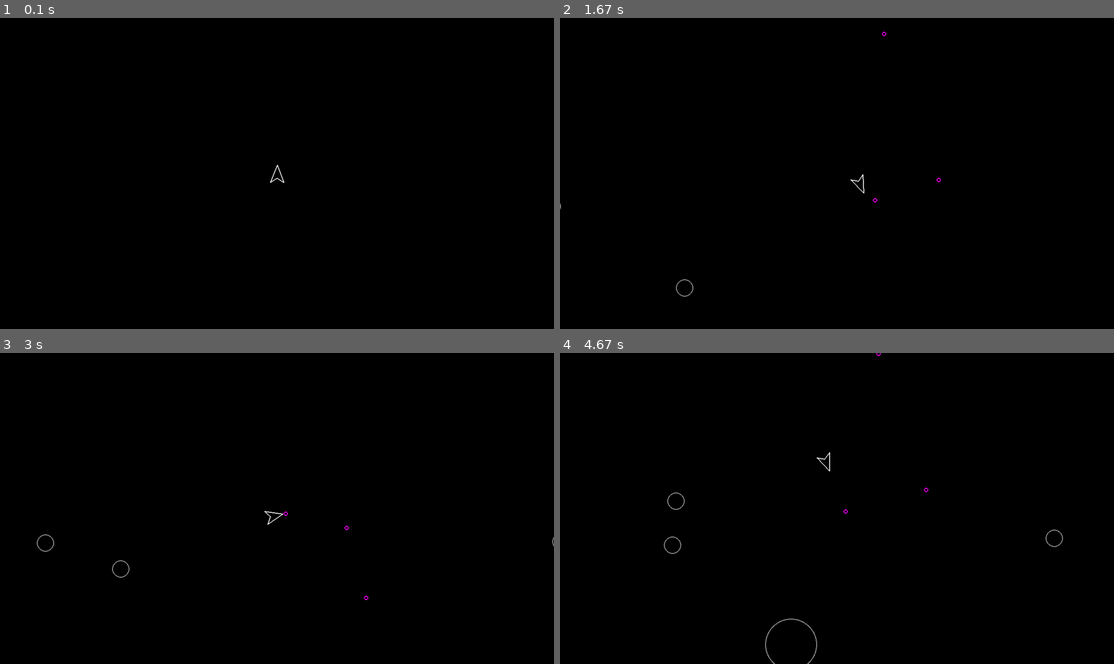
Above: before the commit, frames 1-4 (two rows, left to right).
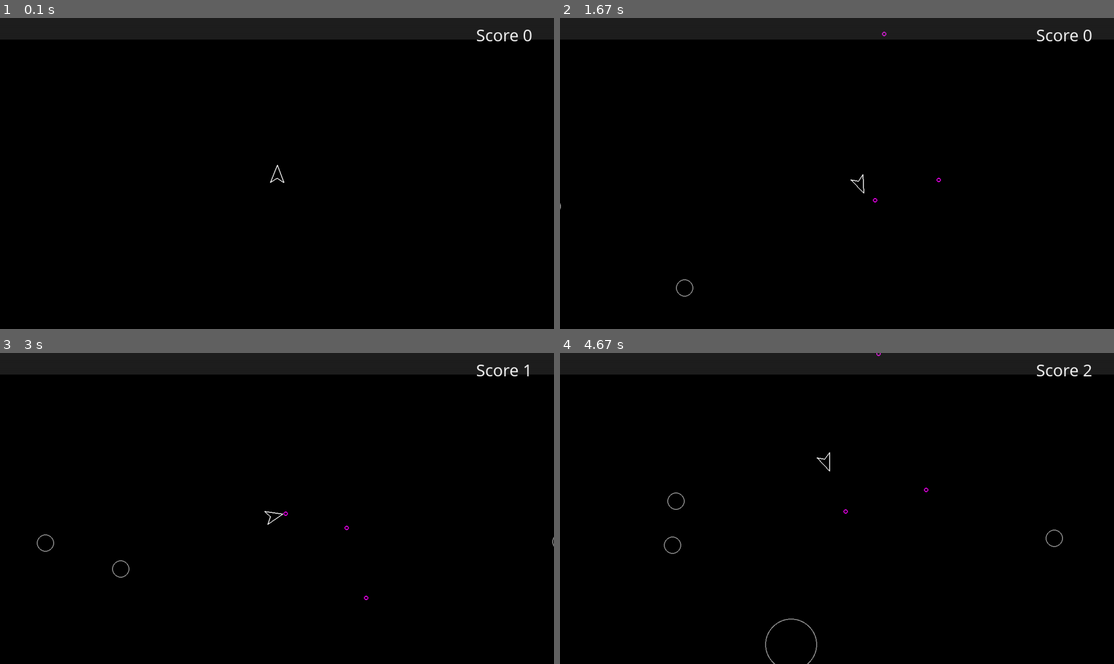
Above: after the commit, the same moments.

Repository: TheDeadlyPianist/pygame-asteroids
Game: pygame game, started from main.py
Same seed, same stepped clock (60 frames per second), same inputs: the game is played once before the commit and once after it.
Inputs:
- Up to frame 1 (0.1 s): no input
- Up to frame 2 (1.67 s): tap Space at 0.33, 0.73, 1.03, 1.23, 1.57 s; hold D 0.67-1.13 s; hold W 1.17-1.47 s; hold D from 1.5 s (still down)
- Up to frame 3 (3 s): tap Space at 1.87, 2.07, 2.37, 2.63, 2.97 s; release D at 1.97 s; hold A 2-2.53 s; hold S 2.57-2.87 s; hold A from 2.9 s (still down)
- Up to frame 4 (4.67 s): tap Space at 3.27, 3.4, 3.8, 4.1, 4.47 s; release A at 3.3 s; hold W 3.33-3.7 s; hold D 3.73-4.37 s; hold S from 4.4 s (still down)

The runs differ from the first frame. In frame 1, 7.0% of the frame differs, in the area x 0-100%, y 0-8%; in frame 2, 7.0%; in frame 3, 6.9%; in frame 4, 7.0%.

Commit message:
Added score display

Diff:
--- a/asteroid.py
+++ b/asteroid.py
@@ -3,6 +3,7 @@
 import random
 from pygame import Vector2
 from constants import ASTEROID_KINDS, ASTEROID_MIN_RADIUS
+from colors import GREY
 
 
 class Asteroid(CircleShape):
@@ -11,7 +12,7 @@
         self.rotation = 0
 
     def draw(self, screen):
-        pygame.draw.circle(screen, (160, 160, 160), self.position, self.radius, 2)
+        pygame.draw.circle(screen, GREY, self.position, self.radius, 2)
 
     def update(self, dt):
         self.position += (self.velocity.rotate(self.rotation) * dt)
--- a/bullet.py
+++ b/bullet.py
@@ -2,6 +2,7 @@
 from constants import BULLET_RADIUS, BULLET_SPEED
 from pygame import Vector2
 import pygame
+from colors import PURPLE
 
 class Bullet(CircleShape):
     def __init__(self, x, y, rotation):
@@ -12,4 +13,4 @@
         self.position += Vector2(0, 1).rotate(self.rotation) * BULLET_SPEED * dt
 
     def draw(self, screen):
-        pygame.draw.circle(screen, (255, 0, 255), self.position, BULLET_RADIUS, 2)
+        pygame.draw.circle(screen, PURPLE, self.position, BULLET_RADIUS, 2)
--- /dev/null
+++ b/colors.py
@@ -0,0 +1,4 @@
+WHITE = (255, 255, 255)
+BLACK = (0, 0, 0)
+PURPLE = (255, 0, 255)
+GREY = (160, 160, 160)
--- /dev/null
+++ b/hud.py
@@ -0,0 +1,28 @@
+import pygame
+from constants import SCREEN_WIDTH
+from colors import GREY
+from pygame import Vector2
+from pygame.font import SysFont
+from colors import WHITE
+
+class Hud(pygame.sprite.Sprite):
+
+    def __init__(self):
+        if hasattr(self, "containers"):
+            super().__init__(self.containers)
+        else:
+            super().__init__()
+        self.score = 0
+
+    def draw_text_element(self, screen, label: str, text: str, position: Vector2, deliminator: str = " "):
+        base_font = SysFont("Comic Sans MS", 40)
+        text_element = base_font.render(f"{label}{deliminator}{text}", True, WHITE)
+        screen.blit(text_element, position)
+
+    def draw(self, screen):
+        surface = pygame.Surface((SCREEN_WIDTH, 50))
+        surface.set_alpha(50)
+        surface.fill(GREY)
+        screen.blit(surface, (0, 0))
+
+        self.draw_text_element(screen, "Score", str(self.score), Vector2(1100, 13))
--- a/main.py
+++ b/main.py
@@ -5,18 +5,22 @@
 from asteroidfield import AsteroidField
 import sys
 from bullet import Bullet
+from colors import BLACK, WHITE
+from hud import Hud
 
 drawable = pygame.sprite.Group()
 updateable = pygame.sprite.Group()
 asteroids = pygame.sprite.Group()
 bullets = pygame.sprite.Group()
 remove_if_out_of_bounds = pygame.sprite.Group()
+user_interface = pygame.sprite.Group()
 
 def main():
     print("Starting Asteroids!")
     print(f"Screen width: {SCREEN_WIDTH}")
     print(f"Screen height: {SCREEN_HEIGHT}")
 
+    pygame.font.init()
 
     screen = pygame.display.set_mode((SCREEN_WIDTH, SCREEN_HEIGHT))
     dt = 0
@@ -26,16 +30,19 @@
     Asteroid.containers = (asteroids, drawable, updateable, remove_if_out_of_bounds)
     AsteroidField.containers = (updateable)
     Bullet.containers = (bullets, drawable, updateable, remove_if_out_of_bounds)
+    Hud.containers = (user_interface)
 
     player = Player((SCREEN_WIDTH / 2), (SCREEN_HEIGHT / 2))
     AsteroidField()
+
+    hud = Hud()
 
     while(True):
         for event in pygame.event.get():
             if event.type == pygame.quit:
                 return
 
-        screen.fill((0, 0, 0))
+        screen.fill(BLACK)
 
         for draw_object in drawable:
             draw_object.draw(screen)
@@ -45,16 +52,21 @@
                 if asteroid.collision(bullet):
                     asteroid.take_hit()
                     bullet.kill()
+                    hud.score += 1
             if asteroid.collision(player):
                 print("GAME OVER")
+                print(f"TOTAL SCORE: {hud.score}")
                 sys.exit()
 
         for entity in remove_if_out_of_bounds:
             entity.remove_out_of_bounds(dt)
 
+        for ui_elem in user_interface:
+            ui_elem.draw(screen)
+
         updateable.update(dt)
 
-        pygame.display.flip()
+        pygame.display.update()
         dt = py_clock.tick(FRAMERATE)/1000
 
 if __name__ == "__main__":
--- a/player.py
+++ b/player.py
@@ -3,6 +3,7 @@
 from circleshape import CircleShape
 from constants import PLAYER_RADIUS, PLAYER_TURN_SPEED, PLAYER_MOVE_SPEED, SHOOT_COOLDOWN
 from bullet import Bullet
+from colors import WHITE
 
 class Player(CircleShape):
     def __init__(self, x, y):
@@ -20,7 +21,7 @@
         return [a, b, d, c]
 
     def draw(self, screen):
-        pygame.draw.polygon(screen, (255, 255, 255), self.triangle(), 2)
+        pygame.draw.polygon(screen, WHITE, self.triangle(), 2)
 
     def rotate(self, rotation):
         self.rotation += rotation
